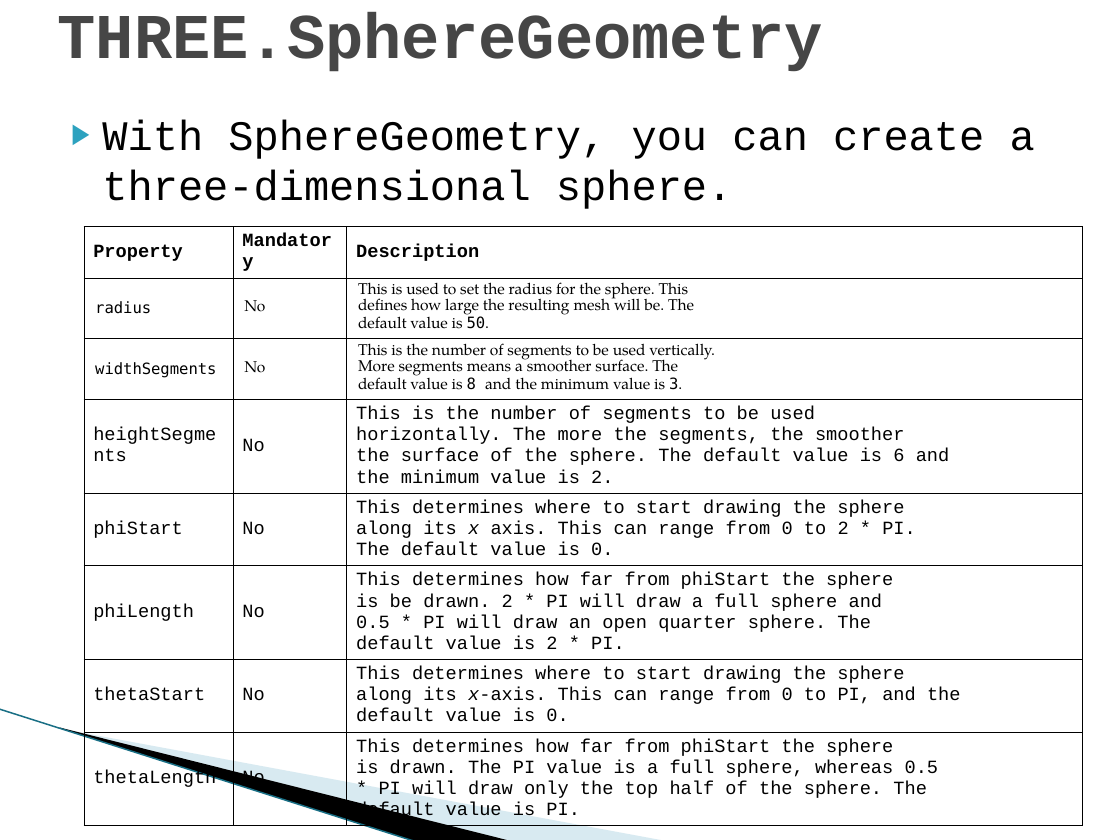
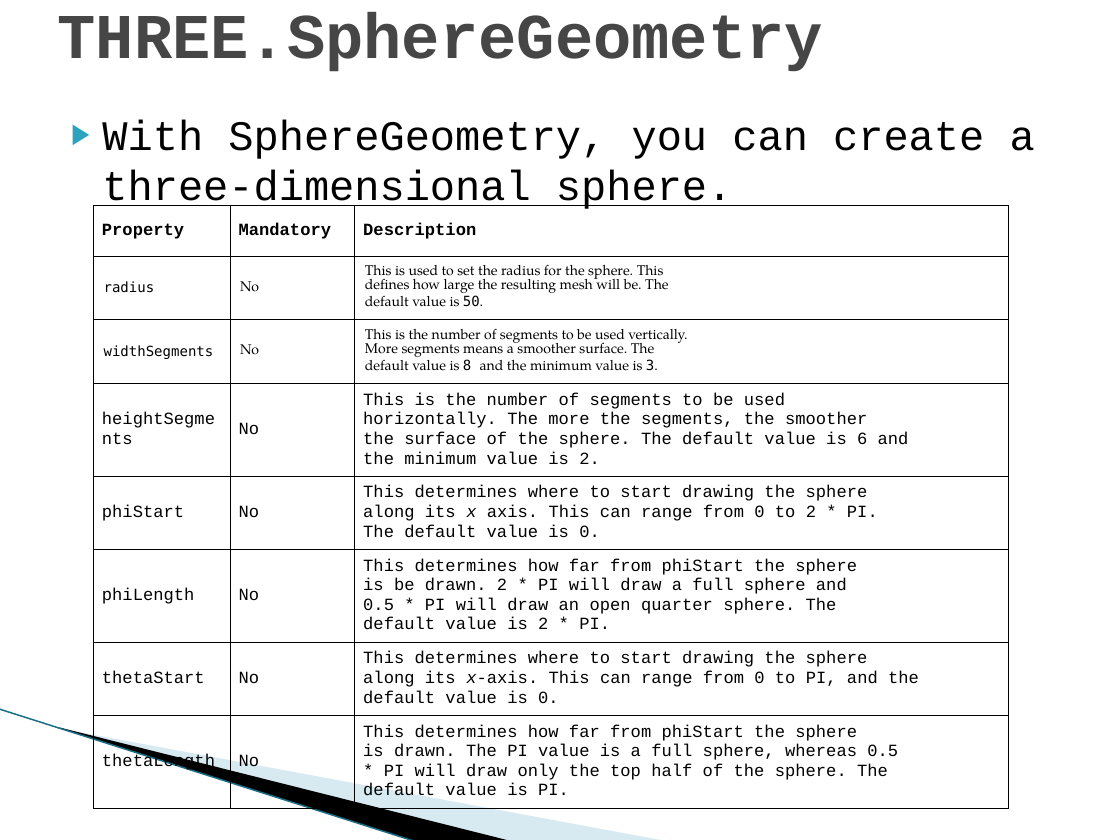
Before and after one commit to Grafkom-A-IF-ITS-2018/presentasi-three-js-aku-kepingin-menjadi-juara, a slide deck: slide 14 of Presentasi 4-Working With Geometry.pptx (slide 13 before the commit). Drawn at 1120x840 pixels with LibreOffice and Linux fonts; fonts in the diff are those of the drawing; background and template pictures are left out. Boxes give left, top, right and bottom in pixels: in the first picture for what was removed or moved away, otherwise in the second. Text is boxed around its words. In the diff, an @@ line names an element or a change of style, - is before the commit and + after.

Commit message:
update ppt

```diff
--- a/Presentasi 4-Working With Geometry.pptx
+++ b/Presentasi 4-Working With Geometry.pptx
@@ table at (93, 205, 1007, 809) @@
@@ size 12 to 11 pt in "Property", "Mandatory", "Description", "heightSegments" and 14 more places @@
@@ size 10 to 9 pt in "radius", "No", "This is used to set the radius ...", "widthSegments" and 2 more places @@
@@ table: place and size @@
-table at (84, 226, 1083, 840)
+table at (93, 205, 1007, 809)
```
Also in this commit, not shown: 1 other slide changed, 1 slide added.
